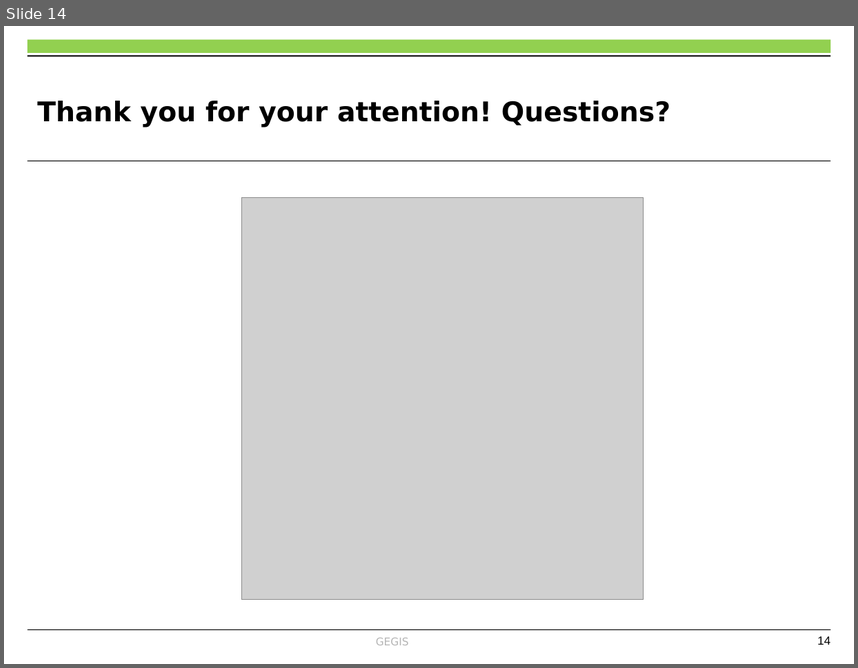
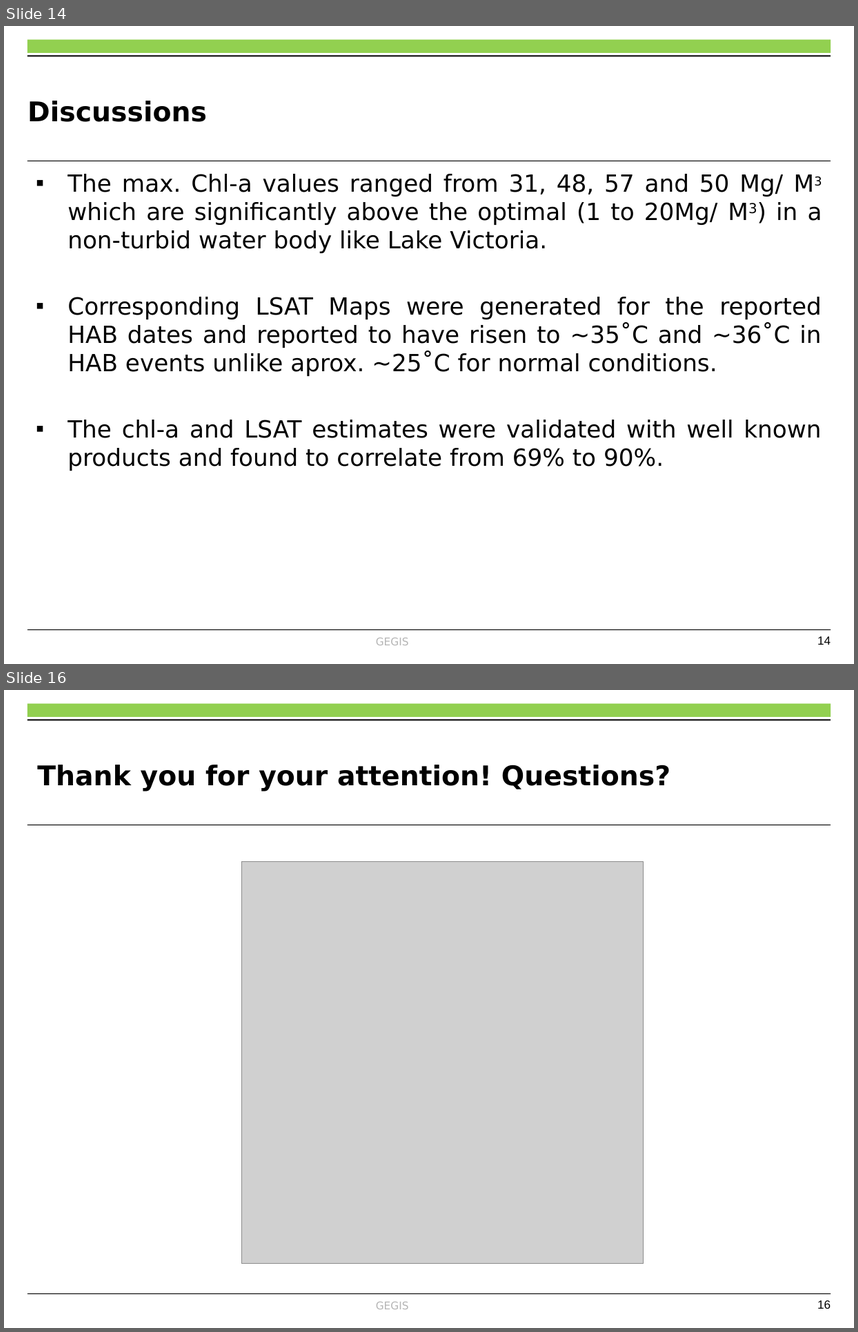
Before and after one commit to OkomoJacob/FinalYearProject, a slide deck: Dr. E Nduati, Superviser/Submissions/ENC222-0149_2017_OKOMO_JACOB_1234_Progress_2.pptx. Shown one above the other, each under a label of ours: slide 14 before the commit, slides 14 and 16 after it; the slides between them are not shown. The pictures are 858x668 and 858x1332 pixels, drawn with LibreOffice and Linux fonts; fonts in the diff are those of the drawing; grey boxes stand for pictures; background and template pictures are left out. Boxes give left, top, right and bottom in pixels: in the first picture for what was removed or moved away, otherwise in the second. Text is boxed around its words. In the diff, an @@ line names an element or a change of style, - is before the commit and + after.

Commit message:
Final submissions :green_heart:, went well

```diff
--- a/Dr. E Nduati, Superviser/Submissions/ENC222-0149_2017_OKOMO_JACOB_1234_Progress_2.pptx
+++ b/Dr. E Nduati, Superviser/Submissions/ENC222-0149_2017_OKOMO_JACOB_1234_Progress_2.pptx
@@ slide 14 added at [4, 26, 854, 664], background #FFFFFF; not listed: 6 template elements that a slide beside it also shows @@
@@ title added at [27, 101, 207, 122], 23 pt, text #000000, bold @@
+Discussions
@@ text added at [67, 174, 822, 470], 20 pt, text #000000 @@
+▪ The max. Chl-a values ranged from 31, 48, 57 and 50 Mg/ M3 which are significantly above the optimal (1 to 20Mg/ M3) in a non-turbid water body like Lake Victoria.
+▪ Corresponding LSAT Maps were generated for the reported HAB dates and reported to have risen to ~35˚C and ~36˚C in HAB events unlike aprox. ~25˚C for normal conditions.
+▪ The chl-a and LSAT estimates were validated with well known products and found to correlate from 69% to 90%.
@@ what was slide 14 is now slide 16 @@
@@ page number at [818, 1300, 831, 1308]: text changed @@
-14
+16
```
Also in this commit, not shown: 12 slides changed, 1 other slide added, 5 other files.
